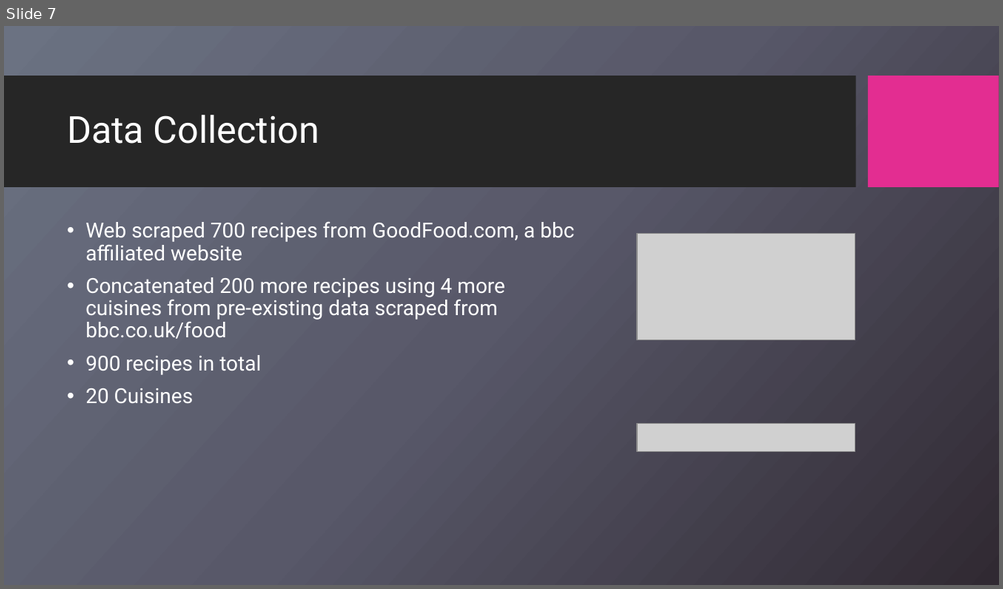
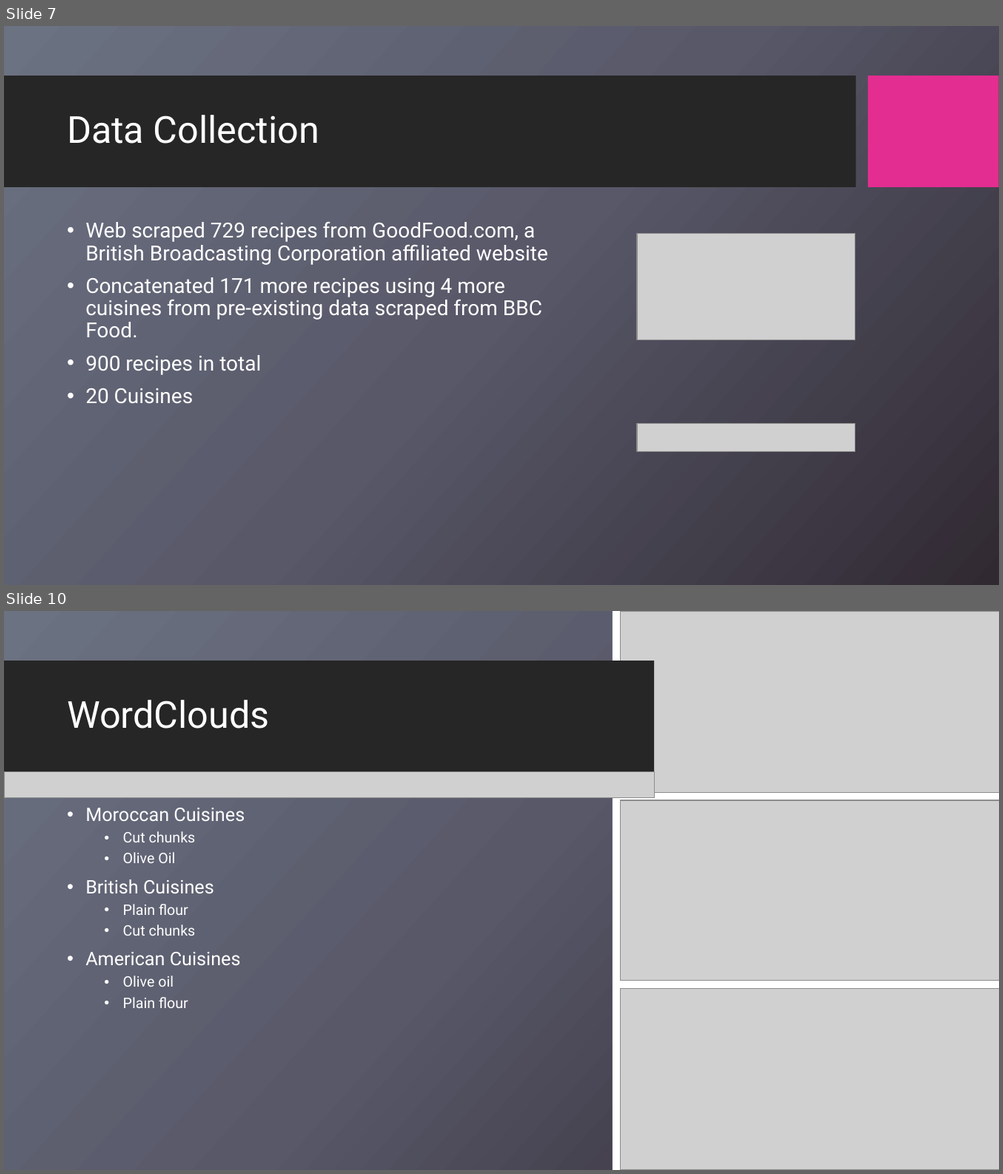
Before and after one commit to aamoeji04/Cuisine_Classification_Capstone, a slide deck: Cuisine_Classification.pptx. Shown one above the other, each under a label of ours: slide 7 before the commit, slides 7 and 10 after it; the slides between them are not shown. The pictures are 1003x589 and 1003x1174 pixels, drawn with LibreOffice and Linux fonts; fonts in the diff are those of the drawing; grey boxes stand for pictures; background and template pictures are left out. Boxes give left, top, right and bottom in pixels: in the first picture for what was removed or moved away, otherwise in the second. Text is boxed around its words. In the diff, an @@ line names an element or a change of style, - is before the commit and + after.

```diff
--- a/Cuisine_Classification.pptx
+++ b/Cuisine_Classification.pptx
@@ slide 10 added at box(4, 611, 999, 1170), background picture (left out); not listed: 2 template elements that a slide beside it also shows @@
@@ rectangle added at box(4, 611, 999, 1170), fill gradient #6C7382 to #59596A to #302A33 @@
@@ rectangle added at box(612, 611, 999, 1170), fill #FFFFFF @@
@@ picture added at box(620, 611, 999, 792) @@
@@ rectangle added at box(4, 661, 654, 773), fill #262626 @@
@@ title added at box(67, 700, 270, 729), 36 pt, text #FFFFFF @@
+WordClouds
@@ picture added at box(4, 772, 654, 797) @@
@@ text added at box(85, 808, 244, 1008), 14 pt, text #FFFFFF @@
+• Moroccan Cuisines
+  • Cut chunks
+  • Olive Oil
+• British Cuisines
+  • Plain flour
+  • Cut chunks
+• American Cuisines
+  • Olive oil
+  • Plain flour
@@ picture added at box(620, 800, 999, 981) @@
@@ picture added at box(620, 989, 999, 1170) @@
@@ slide 7 changed as well @@
@@ text at box(85, 221, 548, 338): text changed @@
-• Web scraped 700 recipes from GoodFood.com, a bbc affiliated website
-• Concatenated 200 more recipes using 4 more cuisines from pre-existing data scraped from bbc.co.uk/food
+• Web scraped 729 recipes from GoodFood.com, a British Broadcasting Corporation affiliated website
+• Concatenated 171 more recipes using 4 more cuisines from pre-existing data scraped from BBC Food.
```
Also in this commit, not shown: 9 other slides changed, 4 other slides added, 2 slides removed.
